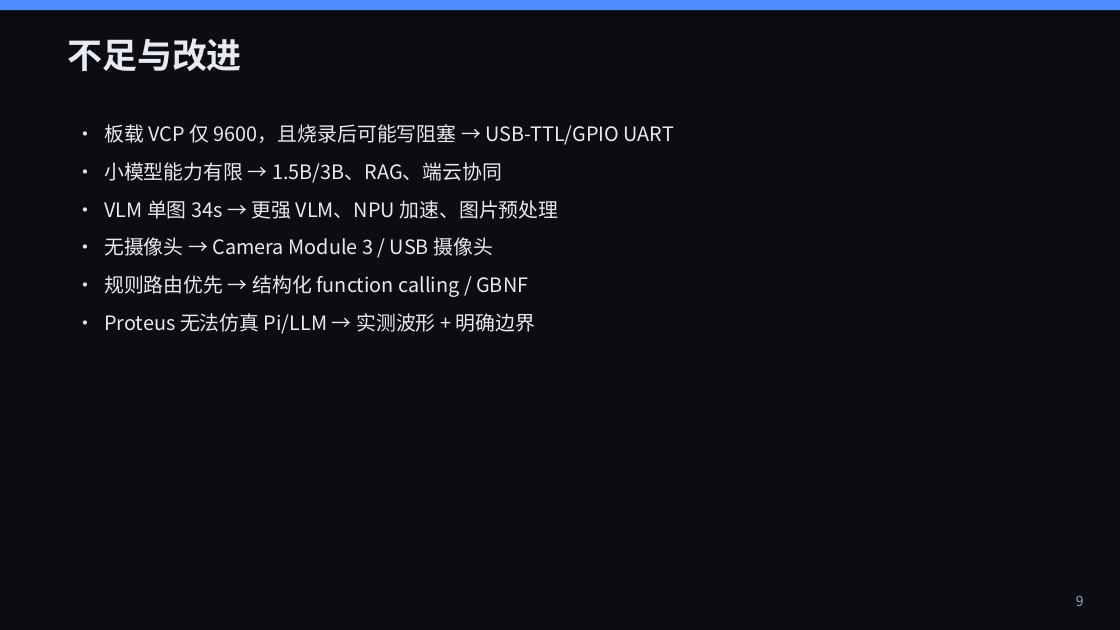
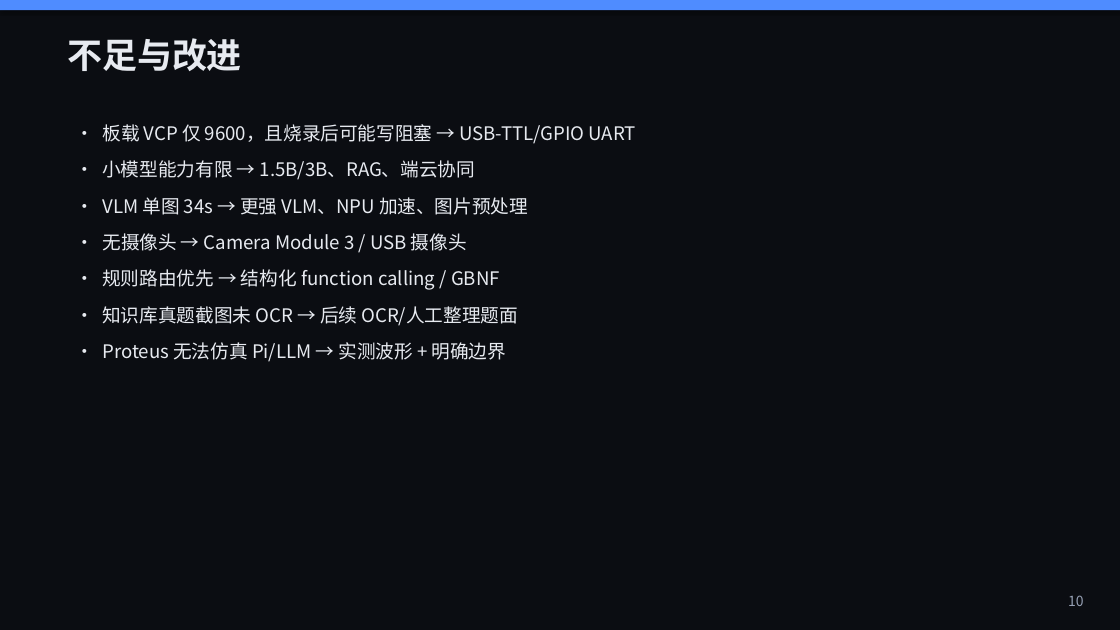
Before and after one commit to Apple-1814/Design-and-Implementation-of-an-Edge-Side-Multimodal-AI-Interaction-Terminal-Based-on-Raspberry-Pi-4, a slide deck: slide 10 of paper/答辩PPT.pptx (slide 9 before the commit). Drawn at 1120x630 pixels with LibreOffice and Linux fonts; fonts in the diff are those of the drawing. Boxes give left, top, right and bottom in pixels: in the first picture for what was removed or moved away, otherwise in the second. Text is boxed around its words. In the diff, an @@ line names an element or a change of style, - is before the commit and + after.

```diff
--- a/paper/答辩PPT.pptx
+++ b/paper/答辩PPT.pptx
@@ text at bbox=[102, 124, 636, 362]: size 17 to 16 pt in "• 板载 VCP 仅 9600，且烧录后可能写阻塞 → USB-TTL/GPIO ...", "• 小模型能力有限 → 1.5B/3B、RAG、端云协同", "• VLM 单图 34s → 更强 VLM、NPU ...", "• 无摄像头 → Camera Module 3 / ..." and 2 more places @@
@@ text at bbox=[102, 306, 518, 326]: paragraph added @@
+• 知识库真题截图未 OCR → 后续 OCR/人工整理题面
@@ text at bbox=[1068, 595, 1084, 606]: text changed @@
-9
+10
```
Also in this commit, not shown: 5 other slides changed, 1 slide added, 23 other files.
